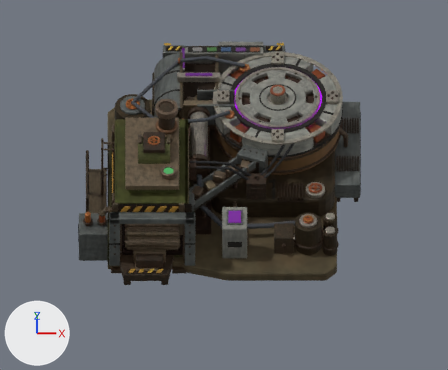
The Blender file assets/quality-recycler/entity/quality-recycler/quality-recycler.blend as it was, and as the next commit left it.
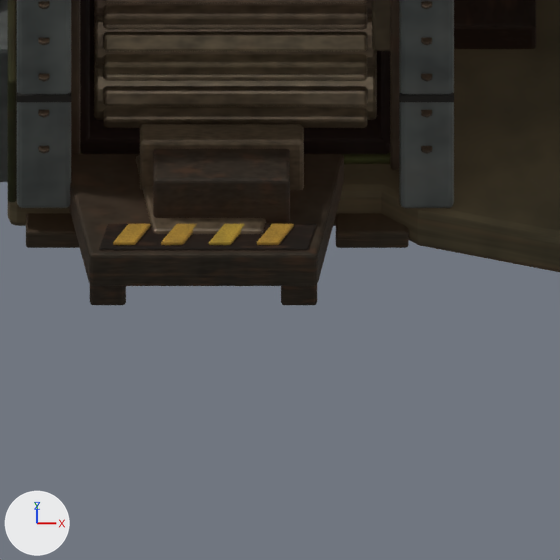
The first picture shows the older version from the file's camera 'FR_Cam'. The close-ups show the older and then the newer version on the part from 24% to 48% of the width and 61% to 91% of the height of that picture. Only the edits that show in the close-ups are written down. Arrows for +X, +Y and +Z are at lower left; the lights stay in place.

Script lines for the objects in view, before the commit:
```python
ob_qr_apron = bpy.data.objects.new('QR_apron', me_qr_apron)
ob_qr_apron.parent = ob_qr_root
ob_qr_apron.location = (0.0, 0.0, 0.0)
ob_qr_apron_chev0 = bpy.data.objects.new('QR_apron-chev0', me_qr_apron_chev0)
ob_qr_apron_chev0.parent = ob_qr_root
ob_qr_apron_chev0.location = (0.0, 0.0, 0.0)
ob_qr_apron_chev3 = bpy.data.objects.new('QR_apron-chev3', me_qr_apron_chev3)
ob_qr_apron_chev3.parent = ob_qr_root
ob_qr_apron_chev3.location = (0.0, 0.0, 0.0)
ob_qr_apron_chev_back = bpy.data.objects.new('QR_apron-chev-back', me_qr_apron_chev_back)
ob_qr_apron_chev_back.parent = ob_qr_root
ob_qr_apron_chev_back.location = (0.0, 0.0, 0.0)
ob_qr_apron_legs = bpy.data.objects.new('QR_apron-legs', me_qr_apron_legs)
ob_qr_apron_legs.parent = ob_qr_root
ob_qr_apron_legs.location = (0.0, 0.0, 0.0)
ob_qr_apron_track = bpy.data.objects.new('QR_apron-track', me_qr_apron_track)
ob_qr_apron_track.parent = ob_qr_root
ob_qr_apron_track.location = (0.0, 0.0, 0.0)
ob_qr_cabinet = bpy.data.objects.new('QR_cabinet', me_qr_cabinet)
ob_qr_cabinet.parent = ob_qr_root
ob_qr_cabinet.location = (0.0, 0.0, 0.0)
ob_qr_flap_ram = bpy.data.objects.new('QR_flap-ram', me_qr_flap_ram)
ob_qr_flap_ram.parent = ob_qr_root
ob_qr_flap_ram.location = (0.0, 0.00124, 0.0)
ob_qr_flap_ram_head = bpy.data.objects.new('QR_flap-ram-head', me_qr_flap_ram_head)
ob_qr_flap_ram_head.parent = ob_qr_root
ob_qr_flap_ram_head.location = (0.0, 0.00124, 0.0)
# also in view: 'QR_maw-cav' at (-0.96, -1.38, 0.56); 'QR_maw-roller1' at (-0.96, -1.37, 0.49); 'QR_maw-teeth1' at (-0.96, -1.37, 0.49); 'QR_maw-roller2' at (-0.96, -1.37, 0.68); 'QR_gap-floor' at (-0.35, -0.36, 0.18)
```
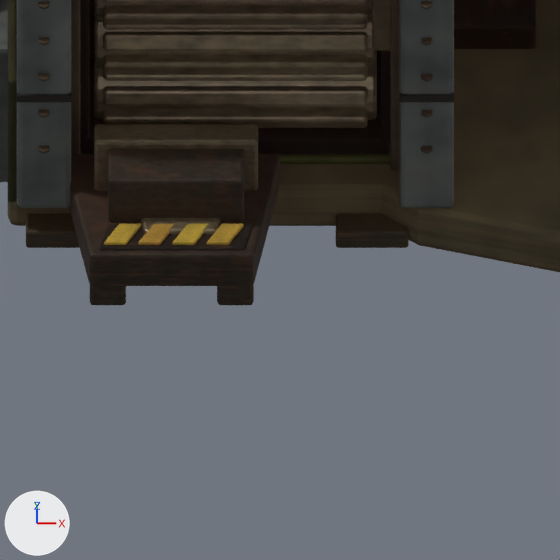
What changed in the scene script:
```text
Change me_qr_apron:
    used by ob_qr_apron; parent = ob_qr_root; location = (0.0, 0.0, 0.0)
    remove me_qr_apron.from_pydata(...)  # 26 vertices, 24 faces; spans x -1.18..-0.56, y -1.62..-1.3, z 0.1..0.2
    add me_qr_apron.from_pydata(...)  # 26 vertices, 24 faces; spans x -1.18..-0.7, y -1.62..-1.3, z 0.1..0.2
    me_qr_apron part 1: all 9 vertices in x -0.62..-0.56, y -1.62..-1.3, z 0.1..0.2 are moved by (-0.14, 0.0, 0.0)
    me_qr_apron part 2: all 8 vertices in x -0.87, y -1.62..-1.3, z 0.1..0.2 are moved by (-0.07, 0.0, 0.0)
Change me_qr_apron_chev_back:
    used by ob_qr_apron_chev_back; parent = ob_qr_root; location = (0.0, 0.0, 0.0)
    remove me_qr_apron_chev_back.from_pydata(...)  # 26 vertices, 24 faces; spans x -1.1..-0.62, y -1.605..-1.525, z 0.198..0.206
    add me_qr_apron_chev_back.from_pydata(...)  # 26 vertices, 24 faces; spans x -1.1..-0.76, y -1.605..-1.525, z 0.198..0.206
    me_qr_apron_chev_back part 3: all 9 vertices in x -0.64..-0.62, y -1.605..-1.525, z 0.198..0.206 are moved by (-0.14, 0.0, 0.0)
    me_qr_apron_chev_back part 4: all 8 vertices in x -0.87..-0.85, y -1.605..-1.525, z 0.198..0.206 are moved by (-0.07, 0.0, 0.0)
Change me_qr_apron_chev0:
    used by ob_qr_apron_chev0; parent = ob_qr_root; location = (0.0, 0.0, 0.0)
    remove me_qr_apron_chev0.from_pydata(...)  # 8 vertices, 6 faces; spans x -1.07..-0.985, y -1.595..-1.535, z 0.204..0.216
    add me_qr_apron_chev0.from_pydata(...)  # 8 vertices, 6 faces; spans x -1.09..-1.005, y -1.595..-1.535, z 0.204..0.216
    me_qr_apron_chev0 part 5: the whole mesh is moved by (-0.02, 0.0, 0.0)
Change me_qr_apron_chev3:
    used by ob_qr_apron_chev3; parent = ob_qr_root; location = (0.0, 0.0, 0.0)
    remove me_qr_apron_chev3.from_pydata(...)  # 8 vertices, 6 faces; spans x -0.755..-0.67, y -1.595..-1.535, z 0.204..0.216
    add me_qr_apron_chev3.from_pydata(...)  # 8 vertices, 6 faces; spans x -0.865..-0.78, y -1.595..-1.535, z 0.204..0.216
    me_qr_apron_chev3 part 6: the whole mesh is moved by (-0.11, 0.0, 0.0)
Change me_qr_apron_legs:
    used by ob_qr_apron_legs; parent = ob_qr_root; location = (0.0, 0.0, 0.0)
    remove me_qr_apron_legs.from_pydata(...)  # 24 vertices, 18 faces; spans x -1.12..-0.62, y -1.58..-1.34, z 0.0..0.11
    add me_qr_apron_legs.from_pydata(...)  # 24 vertices, 18 faces; spans x -1.12..-0.76, y -1.58..-1.34, z 0.0..0.11
    me_qr_apron_legs part 7: the loose piece of 8 vertices spanning x -0.7..-0.62, y -1.58..-1.46, z 0.0..0.11 is moved by (-0.14, 0.0, 0.0)
    other edits to the shape of me_qr_apron_legs do not show in these pictures
Change me_qr_apron_track:
    used by ob_qr_apron_track; parent = ob_qr_root; location = (0.0, 0.0, 0.0)
    remove me_qr_apron_track.from_pydata(...)  # 26 vertices, 24 faces; spans x -1.02..-0.7, y -1.56..-1.32, z 0.195..0.215
    add me_qr_apron_track.from_pydata(...)  # 26 vertices, 24 faces; spans x -1.04..-0.8, y -1.56..-1.32, z 0.195..0.215
    me_qr_apron_track part 8: all 8 vertices in x -0.86, y -1.56..-1.32, z 0.195..0.215 are moved by (-0.06, 0.0, 0.0)
    me_qr_apron_track part 9: all 9 vertices in x -1.02..-0.98, y -1.56..-1.32, z 0.195..0.215 are moved by (-0.02, 0.0, 0.0)
    other edits to the shape of me_qr_apron_track do not show in these pictures
Change me_qr_flap_ram:
    used by ob_qr_flap_ram; parent = ob_qr_root; location = (0.0, 0.00124, 0.0)
    remove me_qr_flap_ram.from_pydata(...)  # 56 vertices, 54 faces; spans x -0.98..-0.68, y -1.52..-1.4, z 0.19..0.33
    add me_qr_flap_ram.from_pydata(...)  # 56 vertices, 54 faces; spans x -1.08..-0.78, y -1.52..-1.4, z 0.19..0.33
    me_qr_flap_ram part 10: the whole mesh is moved by (-0.1, 0.0, 0.0)
Change me_qr_flap_ram_head:
    used by ob_qr_flap_ram_head; parent = ob_qr_root; location = (0.0, 0.00124, 0.0)
    remove me_qr_flap_ram_head.from_pydata(...)  # 56 vertices, 54 faces; spans x -1.01..-0.65, y -1.42..-1.36, z 0.18..0.35
    add me_qr_flap_ram_head.from_pydata(...)  # 56 vertices, 54 faces; spans x -1.11..-0.75, y -1.42..-1.36, z 0.18..0.35
    me_qr_flap_ram_head part 11: the whole mesh is moved by (-0.1, 0.0, 0.0)
```

What differs and where, as boxes [x1, y1, x2, y2] in the close-ups (560 x 560 px; the box of a moved part takes in the faces that stretch with it):
'QR_apron', reshaped (23% narrower): before [69, 154, 344, 286]; after [69, 154, 280, 286]
'QR_flap-ram', moved: before [153, 149, 290, 223]; after [108, 149, 244, 223]
'QR_flap-ram-head', moved: before [140, 124, 304, 190]; after [94, 124, 258, 190]
'QR_apron-chev-back', reshaped (29% narrower): before [99, 224, 317, 250]; after [99, 224, 253, 250]
'QR_apron-legs', reshaped (28% narrower): before [90, 285, 317, 305]; after [90, 284, 254, 305]
'QR_apron-chev3', moved: before [257, 224, 294, 245]; after [206, 224, 244, 245]
'QR_apron-chev0', moved: before [113, 224, 150, 245]; after [104, 224, 141, 245]
part 1 of me_qr_apron, moved or reshaped: before [316, 156, 344, 285]; after [252, 155, 280, 284]
part 2 of me_qr_apron, moved or reshaped: before [92, 154, 343, 286]; after [92, 154, 279, 286]
part 3 of me_qr_apron_chev_back, moved or reshaped: before [308, 224, 317, 249]; after [244, 225, 253, 249]
part 4 of me_qr_apron_chev_back, moved or reshaped: before [101, 224, 316, 250]; after [101, 224, 253, 250]
part 7 of me_qr_apron_legs, moved or reshaped: before [281, 285, 317, 305]; after [217, 284, 254, 305]
part 8 of me_qr_apron_track, moved or reshaped: before [137, 155, 265, 234]; after [142, 218, 219, 234]
part 9 of me_qr_apron_track, moved or reshaped (mostly hidden afterwards): before [136, 157, 155, 232]; after [141, 220, 145, 233]
